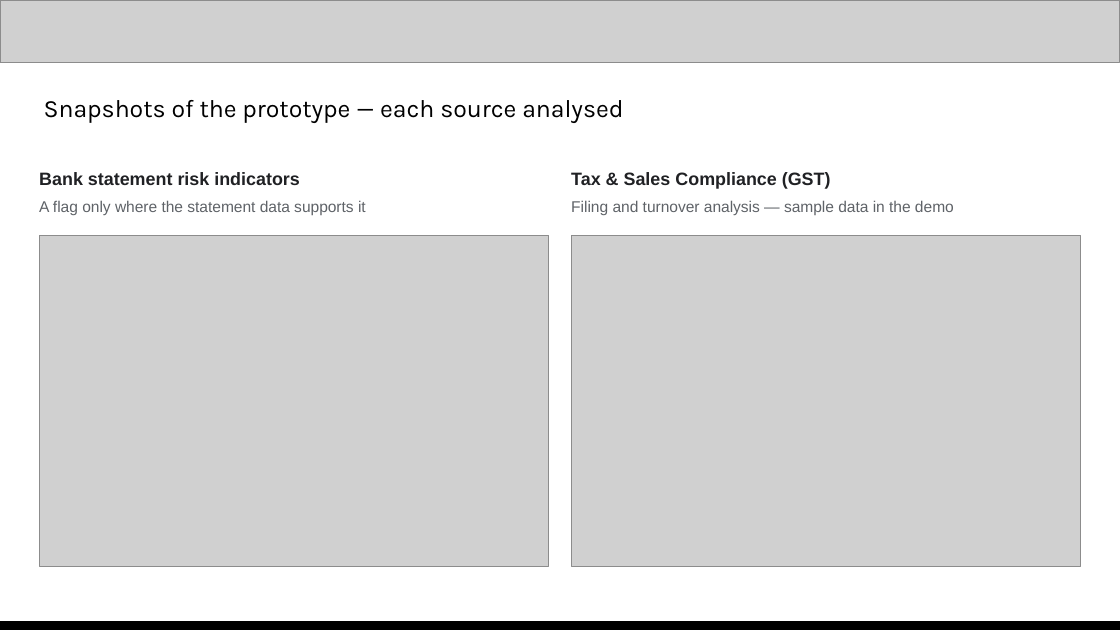
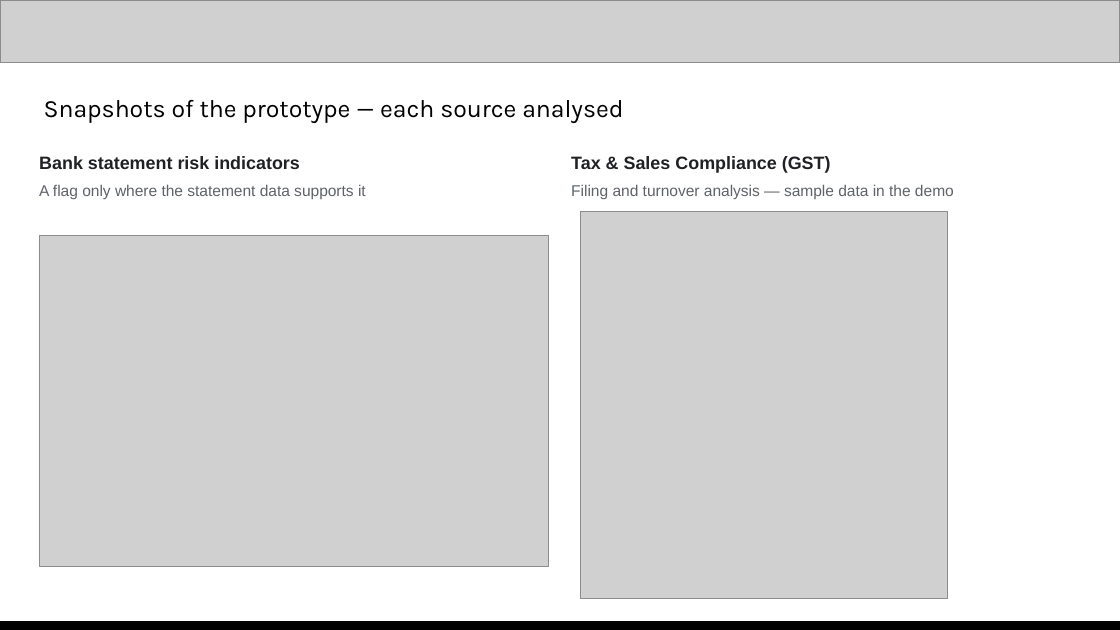
Before and after one commit to abhinavmukwane/FinRiskLensAI-RAG-V2, a slide deck: slide 13 of Doc/FinRiskLens_AI_Builder_Cup_2026.pptx (slide 12 before the commit). Drawn at 1120x630 pixels with LibreOffice and Linux fonts; fonts in the diff are those of the drawing; grey boxes stand for pictures. Boxes give left, top, right and bottom in pixels: in the first picture for what was removed or moved away, otherwise in the second. Text is boxed around its words. In the diff, an @@ line names an element or a change of style, - is before the commit and + after.

```diff
--- a/Doc/FinRiskLens_AI_Builder_Cup_2026.pptx
+++ b/Doc/FinRiskLens_AI_Builder_Cup_2026.pptx
@@ 4 texts: place and size @@
-4 texts at box(39, 172, 954, 215)
+4 texts at box(39, 156, 954, 199)
@@ picture: place and size @@
-picture at box(571, 235, 1081, 567)
+picture at box(580, 212, 948, 599)
```
Also in this commit, not shown: 15 other slides changed, 3 slides added, 2 other files.
